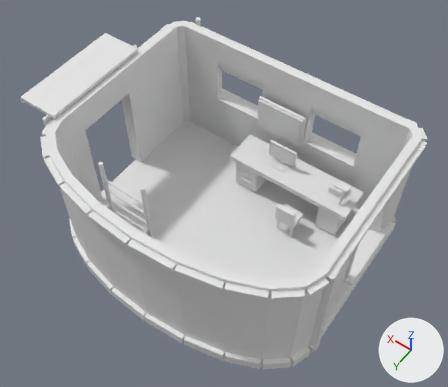
Two versions of the OBJ model assets/tts/vanta-freeport-architecture-r2/security-s1.obj, one commit apart.
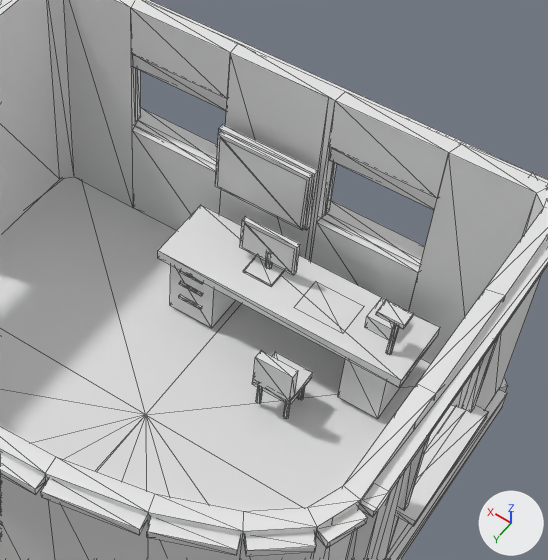
There are two pictures of each version: one whole from a camera (50 mm lens) standing at (-4.04, 5.67, 10.3) and looking at (-0.01, 0.02, 1.43), one close up on the part from 35% to 93% of the width and 10% to 78% of the height. Arrows for +X, +Y and +Z are at lower right; the lights stay in place. The older version's two pictures come first. The close-ups show mesh edges as thin lines. Where no turn or scale is listed for an object, it has been applied to the vertices.

The first close-up shows 'security-s1'.
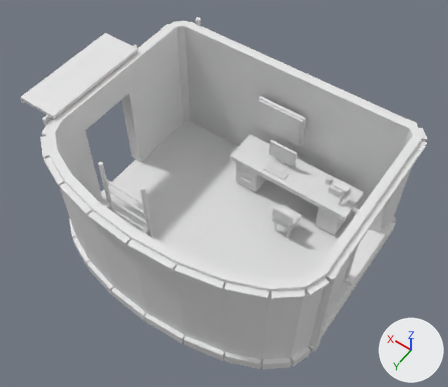
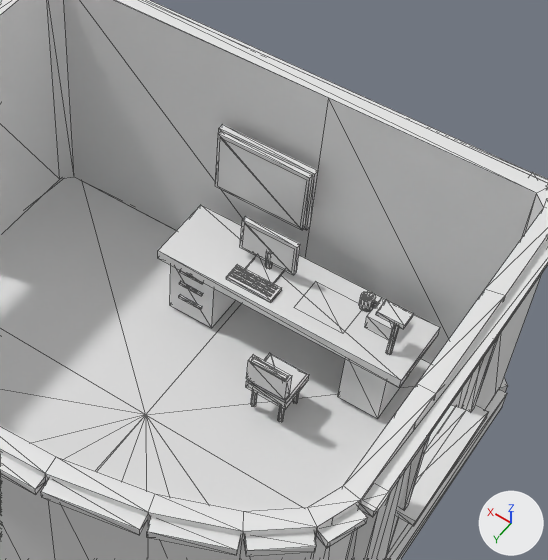
Location of each change, [x1, y1, x2, y2] in pixels of the close-ups (548 x 560 px; the box of a moved part takes in the faces that stretch with it):
part 1 of me_security_s1, added
    after: [226, 264, 282, 303]
part 2 of me_security_s1, added
    after: [359, 291, 376, 312]
part 3 of me_security_s1, added
    after: [363, 292, 373, 300]
part 4 of me_security_s1, moved or reshaped (not visible afterwards)
    before: [298, 387, 305, 400]
part 5 of me_security_s1, moved or reshaped (not visible afterwards)
    before: [256, 387, 263, 404]
part 6 of me_security_s1, rebuilt
    before: [252, 352, 313, 405]
    after: [246, 353, 309, 409]
part 7 of me_security_s1, deleted (mostly hidden)
    before: [133, 55, 437, 419]
part 8 of me_security_s1, built on
    before: [64, 0, 548, 402]
    after: [246, 301, 378, 422]

What the commit changed:
me_security_s1 is used by ob_security_s1; location (0.0, 0.0, 0.0).
me_security_s1 had 1207 vertices, 1982 faces and spanned x -2.76..3.48, y -2.39..2.41, z -0.01..3.23.
me_security_s1 now has 1464 vertices, 2386 faces and spans x -2.76..3.48, y -2.38..2.41, z -0.01..3.23.
me_security_s1 part 1: a new loose piece, a box spanning x -0.541..-0.051, y -1.405..-1.215, z 0.942..0.977.
me_security_s1 part 2: a new loose piece, a 12-sided cylinder along z spanning x -1.34..-1.21, y -1.76..-1.62, z 0.95..1.08.
me_security_s1 part 3: a new loose piece, a 10-sided cylinder along z spanning x -1.3217..-1.2304, y -1.738..-1.642, z 1.089..1.093.
me_security_s1 part 4: the loose piece of 14 vertices spanning x -1.12..-1.07, y -0.99..-0.94, z 0.16..0.5 is turned 88.2 degrees about the y axis through its middle and scaled by 0.201, then moved by (-0.27, -0.72, 0.66).
me_security_s1 part 5: the loose piece of 14 vertices spanning x -0.82..-0.77, y -0.73..-0.68, z 0.16..0.5 is multiplied about its middle by the matrix ((0.596, 0.0, 0.149), (0.149, 0.0, -0.596), (0.0, 0.614, 0.0)), then moved by (0.78, -1.07, 0.62).
me_security_s1 part 6: the loose piece of 8 vertices spanning x -1.15..-0.74, y -1.03..-0.65, z 0.47..0.55 is rebuilt with 8 vertices and now spans x -1.14..-0.71, y -0.98..-0.58, z 0.47..0.56.
me_security_s1 part 7: 11 loose pieces with 94 vertices, spanning x -1.68..1.78, y -2.39..-0.68, z 0.16..2.24, are deleted.
me_security_s1 part 8: 40 vertices removed from x -1.6..1.7, y -2.23..-0.63, z 0.11..2.74; 147 vertices added at x -1.41..-0.72, y -1.7..-0.56, z 0.16..1.08.
Other edits to the shape of me_security_s1 do not show in these pictures.
